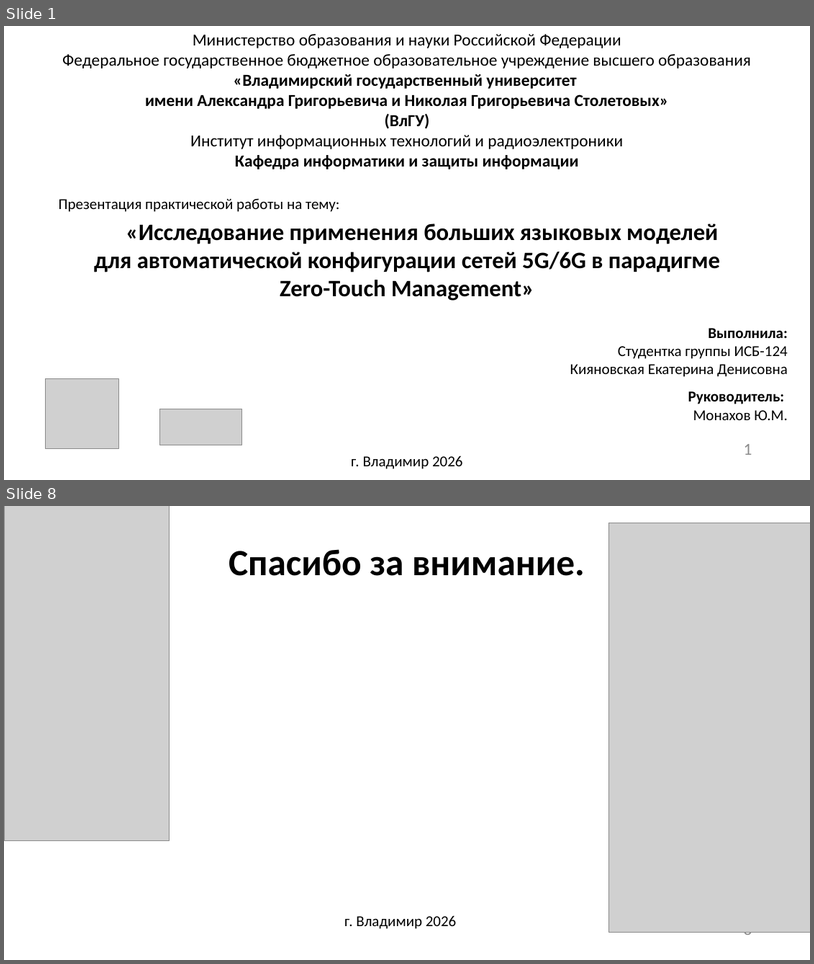
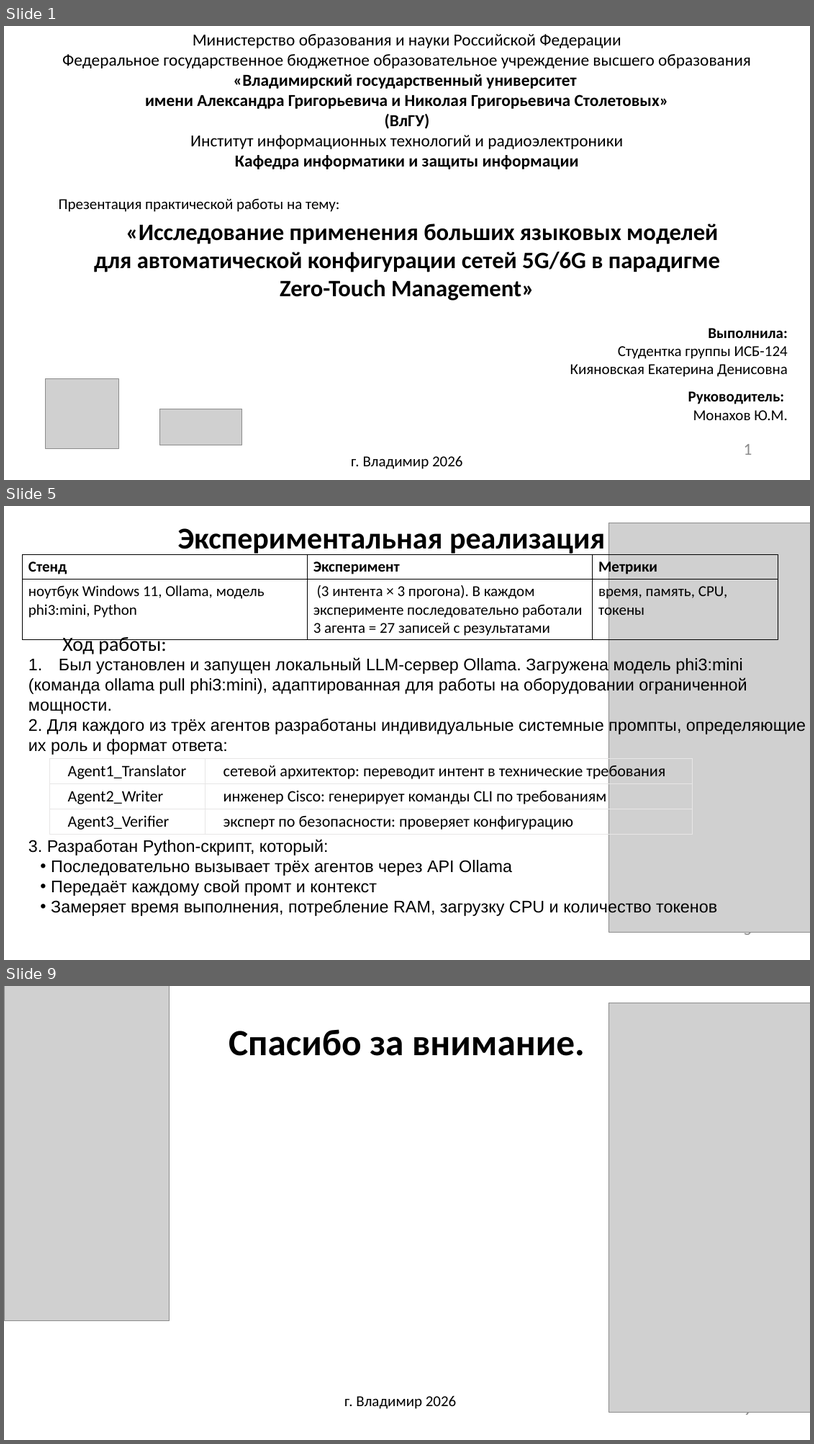
Before and after one commit to Katarsis435/Zero-Touch-Management, a slide deck: презентация.pptx. Shown one above the other, each under a label of ours: slides 1 and 8 before the commit, slides 1, 5 and 9 after it; the slides between them are not shown. The pictures are 814x964 and 814x1444 pixels, drawn with LibreOffice and Linux fonts; fonts in the diff are those of the drawing; grey boxes stand for pictures; background and template pictures are left out. Boxes give left, top, right and bottom in pixels: in the first picture for what was removed or moved away, otherwise in the second. Text is boxed around its words. In the diff, an @@ line names an element or a change of style, - is before the commit and + after.

```diff
--- a/презентация.pptx
+++ b/презентация.pptx
@@ slide 5 added at box(4, 506, 810, 960), background picture (left out) @@
@@ picture added at box(609, 523, 810, 932) @@
@@ text added at box(178, 528, 605, 556), 36 pt, text #000000, bold @@
+Экспериментальная реализация
@@ table added at box(22, 555, 778, 640), 2 rows, 3 columns @@
+Стенд | Эксперимент | Метрики
+ноутбук Windows 11, Ollama, модель phi3:mini, Python | (3 интента × 3 прогона). В каждом эксперименте последовательно работали 3 агента = 27 записей с результатами | время, память, CPU, токены
@@ text added at box(62, 637, 167, 654), 24 pt, text #000000 @@
+Ход работы:
@@ text added at box(28, 657, 806, 916), 20 pt, text #000000 @@
+1. Был установлен и запущен локальный LLM-сервер Ollama. Загружена модель phi3:mini
+(команда ollama pull phi3:mini), адаптированная для работы на оборудовании ограниченной мощности.
+2. Для каждого из трёх агентов разработаны индивидуальные системные промпты, определяющие их роль и формат ответа:
+3. Разработан Python-скрипт, который:
+• Последовательно вызывает трёх агентов через API Ollama
+• Передаёт каждому свой промт и контекст
+• Замеряет время выполнения, потребление RAM, загрузку CPU и количество токенов
@@ table added at box(50, 758, 693, 834), 3 rows, 2 columns @@
+Agent1_Translator | сетевой архитектор: переводит интент в технические требования
+Agent2_Writer | инженер Cisco: генерирует команды CLI по требованиям
+Agent3_Verifier | эксперт по безопасности: проверяет конфигурацию
@@ page number added at box(744, 932, 753, 939), 20 pt, text #8C8C8C @@
+5
@@ what was slide 8 is now slide 9 @@
@@ page number at box(744, 1412, 753, 1419): text changed @@
-8
+9
```
Also in this commit, not shown: 6 other slides added, 6 slides removed.
